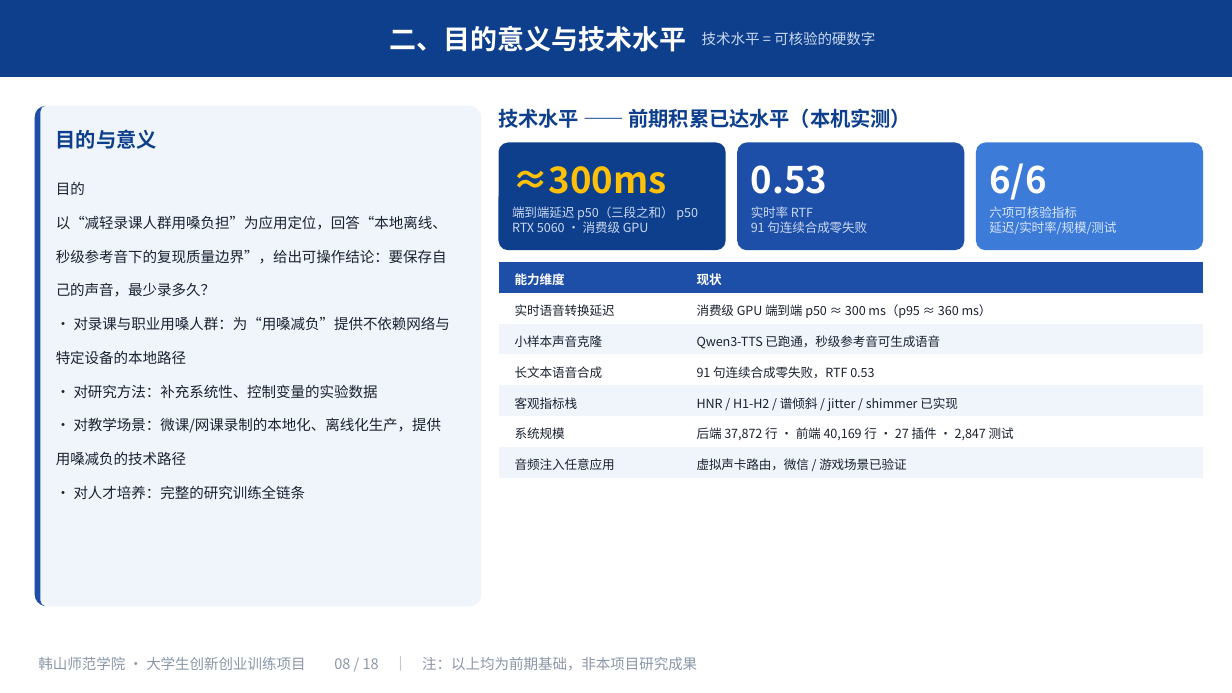
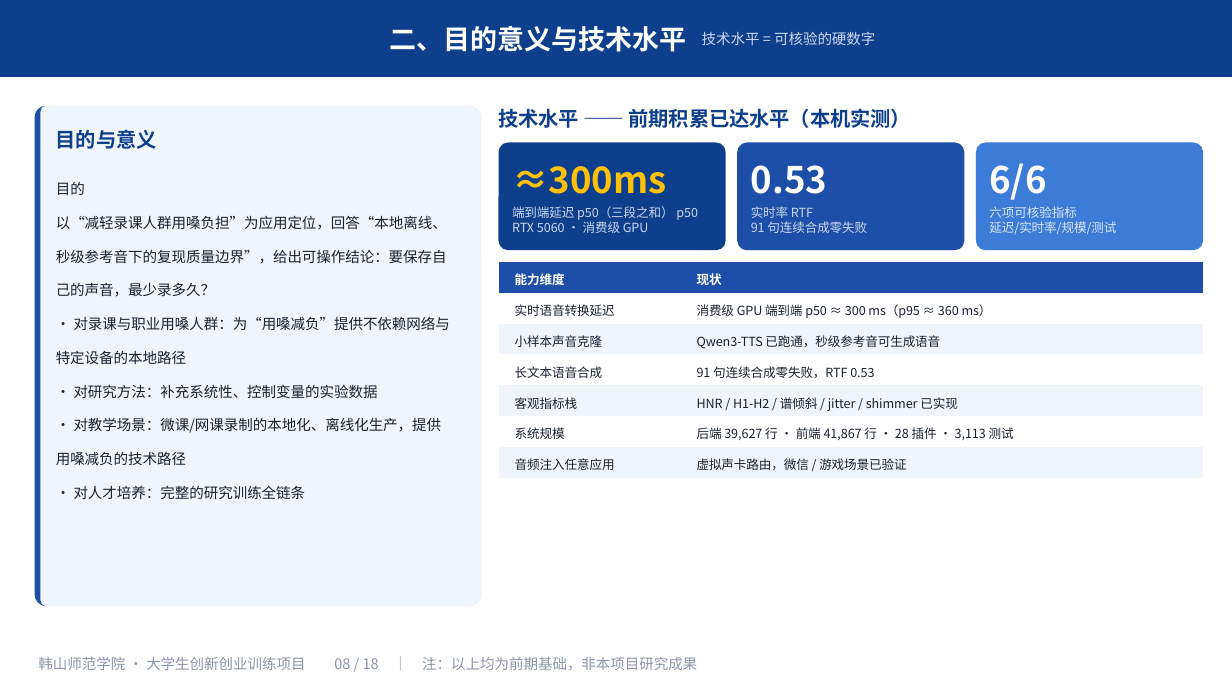
Before and after one commit to mouxu66/voice-morph, a slide deck: slide 8 of docs/大创申报-2026-10/大创申报PPT.pptx. Drawn at 1232x693 pixels with LibreOffice and Linux fonts; fonts in the diff are those of the drawing. Boxes give left, top, right and bottom in pixels: in the first picture for what was removed or moved away, otherwise in the second. Text is boxed around its words. In the diff, an @@ line names an element or a change of style, - is before the commit and + after.

Commit message:
docs(dachuang): 工程体量数字全量实测同步 —— 10/5 后 19 个提交致申报材料数字漂移
- 实测口径不变（m2_server 排 tests/ + web/src + pytest/vitest collect）：
  后端 37,872→39,627、前端 40,169→41,867、用例 2,847→3,113（2,652+461）、
  文件 149→163、插件 27→28、路由 36/219→39/226
- 模块级：评测引擎 1559+99→1,573+102、声音保存 1,187+404/112→1,215+404/115、
  盲听前端 350→746（听测页重写）、水印 458/27→552/31、录课 393/21→554+300/52
- "99 个新增用例"口径无出处 → 改为"用例数见上表"（指向 §4.1(2) 各模块实测数）
- 三份文件（md/docx/pptx）交叉一致性检查通过，旧数字零残留；
  运行时口径（p50 300ms/2,017 日志/91 句 RTF 0.53/16 样本）为历史实测，不变
- 新增 tools/dachuang_numbers_sync.py：数字同步 + 全部命中断言

```diff
--- a/docs/大创申报-2026-10/大创申报PPT.pptx
+++ b/docs/大创申报-2026-10/大创申报PPT.pptx
@@ table at box(499, 262, 1204, 474) @@
-row 6, column 2: 后端 37,872 行 · 前端 40,169 行 · 27 插件 · 2,847 测试
+row 6, column 2: 后端 39,627 行 · 前端 41,867 行 · 28 插件 · 3,113 测试
```
Also in this commit, not shown: 2 other slides changed, 3 other files.
